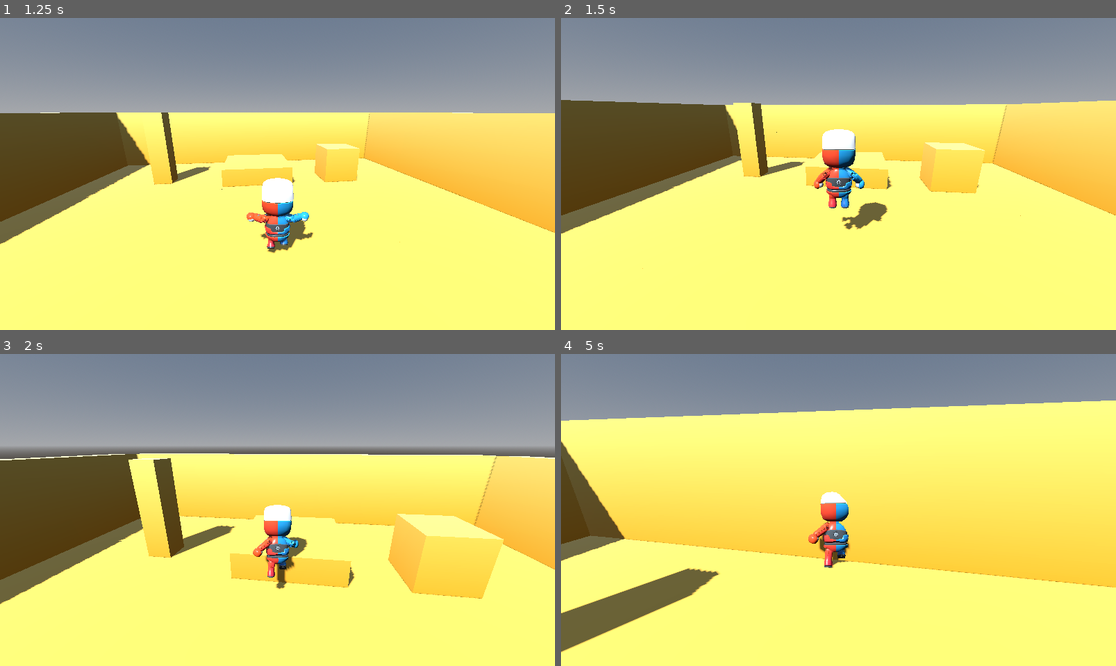
Above: before the commit, frames 1-4 (two rows, left to right).
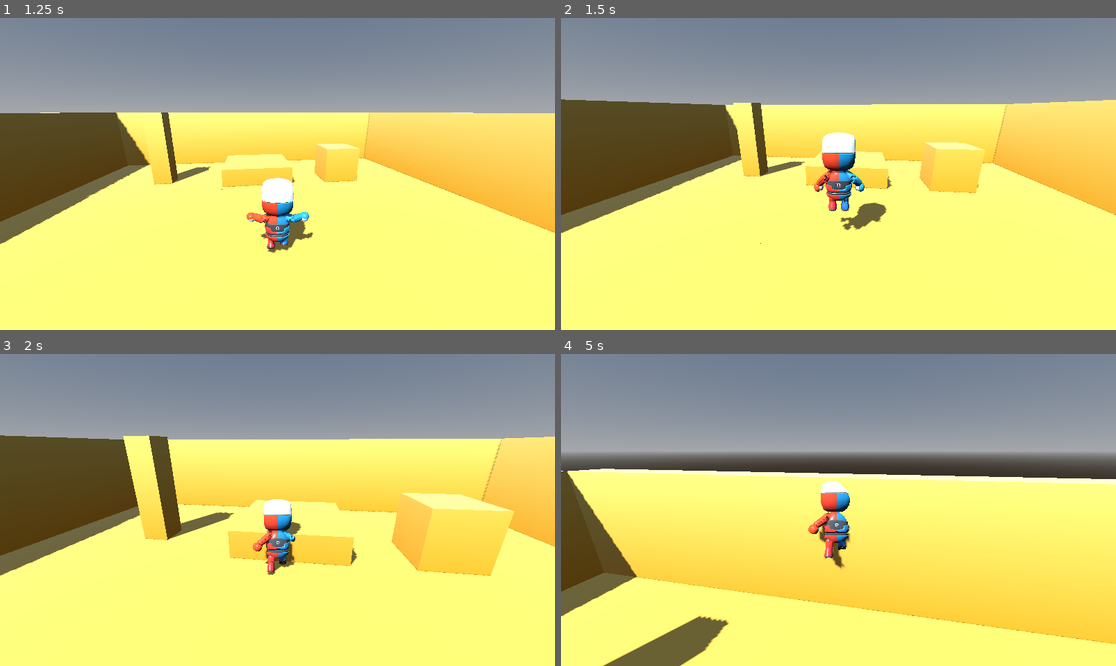
Above: after the commit, the same moments.

Repository: bistlaudio/Attimo
Game: Godot game, scene res://scenes/test/test_scene.tscn
The game is run twice, just before and just after one commit, with the same random seed, the same clock (stepped at 60 frames per second) and the same inputs.
Inputs (mouse positions are in pixels of both pictures, inside the frame that each line leads up to):
- Up to frame 1 (1.25 s): tap Enter at 0.5 s; move the mouse to (305, 174) at 0.52 s; hold W (move_forward) from 0.53 s (still down); hold Space (jump) from 0.53 s (still down); tap Q (dash) at 0.6 s; click (305, 174) at 0.67 s
- Up to frame 2 (1.5 s): keep holding W (move_forward); move the mouse to (810, 174) at 1.27 s; release Space (jump) at 1.28 s; tap Space (jump) at 1.35 s
- Up to frame 3 (2 s): keep holding W (move_forward); tap Space (jump) at 1.52, 1.82 s; tap Q (dash) at 1.55 s
- Up to frame 4 (5 s): keep holding W (move_forward); move the mouse to (849, 503) at 2.02 s; hold Space (jump) 2.03-2.78 s; right-click (849, 503) at 2.1 s; move the mouse to (832, 516) at 2.77 s; tap Middle mouse button (camera_recenter) at 2.85 s; click (832, 516) at 2.92 s; tap Space (jump) at 3.02, 3.32, 4.52, 4.82 s; tap Q (dash) at 3.05, 3.6, 4.55 s; move the mouse to (877, 513) at 3.52 s; hold Space (jump) 3.53-4.28 s; move the mouse to (794, 506) at 4.27 s; tap E (interact) at 4.35 s

Frame 1 is identical in both runs. In frame 2, 1.5% of the frame differs, in the area x 0-100%, y 26-81%; in frame 3, 19%; in frame 4, 66%, in the area x 0-100%, y 14-100%.

Commit message:
feat(02-05): variable jump height, coyote time and jump buffer
- PlayerController coyote and buffer timers, wants_jump, consume_jump, will_land_within
- AirState decides jumps in the air and cuts the rise on release (apply_jump_cut)
- buffered landing jump fires on the landing tick and keeps the horizontal speed

Co-Authored-By: Claude Sonnet 5.5 <noreply@anthropic.com>

Diff:
--- a/attimo/scripts/player/player_controller.gd
+++ b/attimo/scripts/player/player_controller.gd
@@ -16,9 +16,16 @@
 var gravity_scale: float = 1.0
 ## Upper bound of the air control target speed, set on leaving the floor.
 var air_speed_cap: float = 0.0
+## Seconds left in which a ground jump is still allowed after walking off a ledge (D-09).
+var coyote_timer: float = 0.0
+## Seconds left in which a jump press is remembered (D-09).
+var jump_buffer_timer: float = 0.0
+## True while the one air jump of this airtime is unspent. Landing refills it (D-07).
+var air_jump_available: bool = true
 
 var _was_on_floor: bool = true
 var _last_platform_velocity: Vector3 = Vector3.ZERO
+var _probe: KinematicCollision3D
 
 @onready var visual_root: Node3D = $VisualRoot
 @onready var state_machine: StateMachine = $StateMachine
@@ -131,9 +138,43 @@
 	return null
 
 
-## Hook for per-tick timers (coyote, buffer, cooldown, chain). Runs before the states.
-func _tick_timers(_delta: float) -> void:
-	pass
+## True while a jump press is remembered.
+func wants_jump() -> bool:
+	return jump_buffer_timer > 0.0
+
+
+## Spends the remembered press and the coyote window. Every jump calls this first.
+func consume_jump() -> void:
+	jump_buffer_timer = 0.0
+	coyote_timer = 0.0
+
+
+## True while a ground jump is still allowed after walking off a ledge.
+func can_coyote_jump() -> bool:
+	return coyote_timer > 0.0
+
+
+## True when the body is not rising and a walkable floor is hit within `seconds` of predicted motion
+## (current horizontal velocity, current fall speed, fall gravity).
+func will_land_within(seconds: float) -> bool:
+	if vertical_speed > 0.0 or seconds <= 0.0:
+		return false
+	if _probe == null:
+		_probe = KinematicCollision3D.new()
+	var drop: float = absf(vertical_speed) * seconds + 0.5 * config.gravity() * config.fall_multiplier * seconds * seconds
+	var motion: Vector3 = move_velocity * seconds + Vector3.DOWN * drop
+	if not test_move(global_transform, motion, _probe):
+		return false
+	return _probe.get_normal().angle_to(Vector3.UP) <= floor_max_angle
+
+
+## Per-tick timers (coyote, buffer, later cooldown and chain). Runs before the states, so every state
+## sees the same timers. Polling just_pressed in the physics tick catches presses between two ticks.
+func _tick_timers(delta: float) -> void:
+	coyote_timer = maxf(coyote_timer - delta, 0.0)
+	jump_buffer_timer = maxf(jump_buffer_timer - delta, 0.0)
+	if Input.is_action_just_pressed(&"jump"):
+		jump_buffer_timer = config.jump_buffer_time
 
 
 func _integrate(delta: float) -> void:
@@ -173,10 +214,15 @@
 
 
 func _land(impact_speed: float) -> void:
+	air_jump_available = true
+	coyote_timer = 0.0
 	EventBus.landed.emit(global_position, impact_speed)
 
 
 func _leave_floor() -> void:
+	# Coyote time starts only when the body walked off (a jump take-off leaves with upward speed).
+	if vertical_speed <= 0.0:
+		coyote_timer = config.coyote_time
 	move_velocity.x += _last_platform_velocity.x * config.platform_carry
 	move_velocity.z += _last_platform_velocity.z * config.platform_carry
 	air_speed_cap = maxf(config.run_speed, horizontal_speed())
--- a/attimo/scripts/player/states/air_state.gd
+++ b/attimo/scripts/player/states/air_state.gd
@@ -1,8 +1,15 @@
 class_name AirState
 extends State
 ## Shared base of the airborne states (Jump, Fall, later DoubleJump and LongJump). physics_update
-## applies air control and facing (D-02), takes a dash press, and lands into Run or Idle once the
-## floor is reached and the body is no longer rising. Subclasses add their rules in _air_update.
+## applies air control and facing (D-02), takes a dash press, lands into Run, Idle or a buffered Jump,
+## and decides a jump press in the air. Subclasses add their rules in _air_update.
+##
+## Jump decision rules (D-08 / D-09), in order:
+##   1. grounded, or airborne with coyote time left: ground jump (Jump)
+##   2. airborne, falling and about to land within the buffer window: keep the press, the jump fires
+##      as a ground jump on the landing tick with no ground deceleration tick
+##   3. otherwise, with the air jump unspent: the double jump
+##   4. otherwise the press expires with the buffer
 
 
 func physics_update(delta: float) -> StringName:
@@ -12,12 +19,38 @@
 	if Input.is_action_just_pressed(&"dash"):
 		return &"Dash"
 	if actor.is_grounded() and actor.vertical_speed <= 0.0:
+		if actor.wants_jump():
+			return &"Jump"
 		if direction != Vector3.ZERO:
 			return &"Run"
 		return &"Idle"
+	var jump_state: StringName = _airborne_jump_decision()
+	if jump_state != &"":
+		return jump_state
 	return _air_update(delta)
 
 
 ## Override in subclasses. Return a state name to transition, or &"" to stay.
 func _air_update(_delta: float) -> StringName:
 	return &""
+
+
+## Variable jump height (D-04): a released button cuts the rise down to the tap speed.
+## Every rising state calls this, so chain stages and long jumps only change the maximum.
+func apply_jump_cut() -> void:
+	if Input.is_action_pressed(&"jump"):
+		return
+	var cut: float = actor.config.cut_speed()
+	if actor.vertical_speed > cut:
+		actor.vertical_speed = cut
+
+
+## The state a remembered jump press leads to while airborne, or &"" to keep it buffered or let it expire.
+func _airborne_jump_decision() -> StringName:
+	if not actor.wants_jump():
+		return &""
+	if actor.can_coyote_jump():
+		return &"Jump"
+	if actor.vertical_speed <= 0.0 and actor.will_land_within(actor.config.jump_buffer_time):
+		return &""
+	return &""
--- a/attimo/scripts/player/states/ground_state.gd
+++ b/attimo/scripts/player/states/ground_state.gd
@@ -9,7 +9,7 @@
 		return &"Fall"
 	if Input.is_action_just_pressed(&"dash"):
 		return &"Dash"
-	if Input.is_action_just_pressed(&"jump"):
+	if actor.wants_jump():
 		return &"Jump"
 	return _ground_update(delta)
 
--- a/attimo/scripts/player/states/jump.gd
+++ b/attimo/scripts/player/states/jump.gd
@@ -1,14 +1,19 @@
 extends AirState
 ## Jump: launches with the speed of config.jump_height and emits the jumped fact on enter.
-## Hands over to Fall at the apex. Gravity and the heavier fall come from the controller.
+## A released button cuts the rise (variable height); hands over to Fall at the apex.
+## Gravity and the heavier fall come from the controller.
 
 
 func enter(_previous: StringName) -> void:
+	actor.consume_jump()
 	actor.vertical_speed = actor.config.jump_speed(actor.config.jump_height)
+	# A buffered press that was released before this tick gives the tap height at every tick rate.
+	apply_jump_cut()
 	EventBus.jumped.emit(actor.global_position)
 
 
 func _air_update(_delta: float) -> StringName:
+	apply_jump_cut()
 	if actor.vertical_speed <= 0.0:
 		return &"Fall"
 	return &""
Not shown, added: attimo/tests/smoke/test_jump.gd.uid
